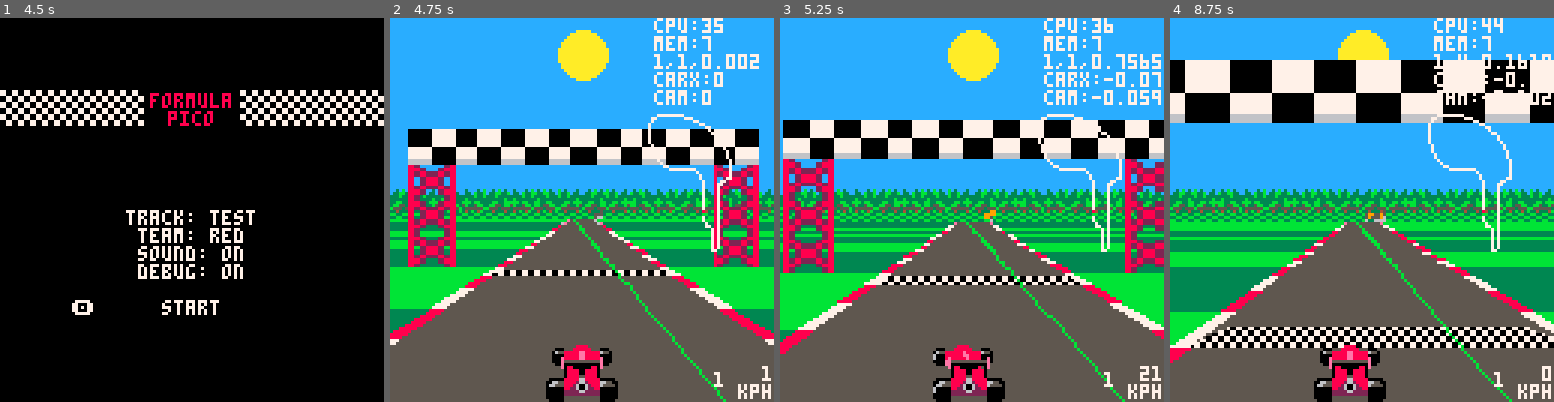
Above: before the commit, frames 1-4 (left to right).
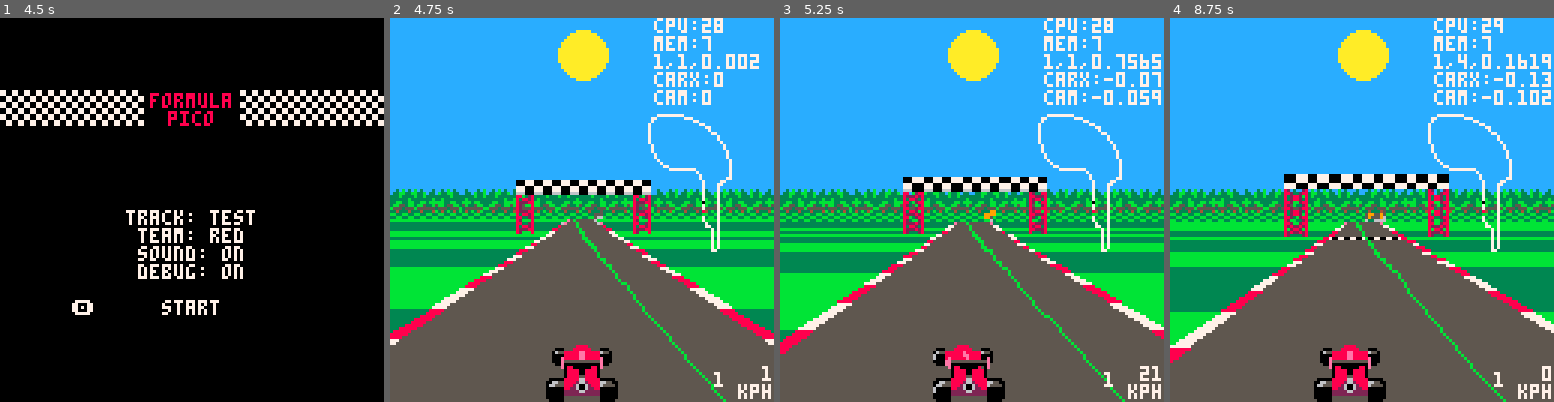
Above: after the commit, the same moments.

Repository: Joeltronics/formula_pico
Game: PICO-8 cartridge formula_pico.p8
The game is run twice, just before and just after one commit, with the same random seed, the same clock (stepped at 60 frames per second) and the same inputs.
Inputs:
- Up to frame 1 (4.5 s): tap X (X key) at 0.33, 1.07, 1.85, 2.97, 4.08 s; tap O (Z key) at 0.7, 1.7, 2.1, 2.5, 2.9, 3.3, 3.7, 4.1 s; hold Right 1.6-2.1 s; hold Up 2.15-2.42 s; hold Right 2.47-3.03 s; hold Left 3.08-3.58 s; hold Down 3.63-3.97 s; hold Right from 4.02 s (still down)
- Up to frame 2 (4.75 s): tap O (Z key) at 4.5 s; release Right at 4.68 s; hold Up from 4.73 s (still down)
- Up to frame 3 (5.25 s): tap O (Z key) at 4.9 s; release Up at 5.03 s; hold Left from 5.08 s (still down); tap X (X key) at 5.2 s
- Up to frame 4 (8.75 s): tap O (Z key) every 0.4 s from 5.3 to 8.5 s; release Left at 5.68 s; hold Down 5.73-6.03 s; hold Right 6.08-6.58 s; tap X (X key) at 6.32, 7.43, 8.55 s; hold Right 6.63-7.13 s; hold Up 7.18-7.45 s; hold Right 7.5-8.07 s; hold Left 8.12-8.62 s; hold Down from 8.67 s (still down)

Frame 1 is identical in both runs. In frame 2, 17% of the frame differs, in the area x 4-97%, y 0-98%; in frame 3, 19%; in frame 4, 23%, in the area x 0-100%, y 0-100%.

Commit message:
Start/finish line improvements
* Now always the end of 1st section
* Correct minimap start/finish location

Diff:
--- a/drawing.lua
+++ b/drawing.lua
@@ -78,7 +78,7 @@
 
 	if (not detail) fillp(0b0101101001011010)
 
-	if sumct == road.finish_seg then
+	if sumct == road[1].length then
 		if detail then
 			fillp(0b0011001111001100)
 			-- Just fill 1st 50% of segment
@@ -292,7 +292,7 @@
 
 		if i < sprite_draw_distance then
 
-			if sumct == road.finish_seg then
+			if sumct == road[1].length then
 				add_bg_sprite(sp, sumct, seg, bg_finishline, -1, x2, y2, scale2, clp)
 				add_bg_sprite(sp, sumct, seg, bg_finishline,  1, x2, y2, scale2, clp)
 			end
--- a/game_logic.lua
+++ b/game_logic.lua
@@ -25,7 +25,7 @@
 
 
 function init_sections()
-
+	local sumct = 0
 	for section in all(road) do
 		section.length *= length_scale
 		section.pitch = section.pitch or 0
--- a/globals.lua
+++ b/globals.lua
@@ -57,7 +57,6 @@
 -- Globals that are effectively const after init
 --
 
-sumct = 0
 minimap = {}
 minimap_step = 1
 
--- a/map_data.lua
+++ b/map_data.lua
@@ -63,8 +63,8 @@
 	minimap_scale = 0.25,
 	minimap_x = 12,
 	minimap_y = 16,
-	finish_seg = 5,
-	{length=28}, -- heading 0.25
+	{length=8}, -- start/finish; heading 0.25
+	{length=20},
 	{length=8, angle=0.375}, -- 1: la source; heading 0.625
 	{length=16, pitch=-0.5},
 	{length=16, angle=0.075}, -- 2; heading 0.7
@@ -113,8 +113,8 @@
 	minimap_scale = 0.25,
 	minimap_x = 24,
 	minimap_y = 0,
-	finish_seg = 5,
-	{length=40},
+	{length=8}, -- start/finish
+	{length=32},
 	{length=6, angle=0.25}, -- 1: chicane
 	{length=8, angle=-0.375}, -- 2
 	{length=8, angle=0.125},
@@ -144,11 +144,8 @@
 	minimap_scale = 0.5,
 	minimap_x = 24, -- distance from right side of screen
 	minimap_y = 0, -- distance from vertical center
-	finish_seg = 5,
-	{length=20,
-	-- , bgl=bg_finishline, bgr=bg_finishline
-	-- ,  bgc=bg_finishline_c
-	},
+	{length=8}, -- start/finish
+	{length=12},
 	{length=12, angle=-0.25, bgr=bg_sign},
 	{length=12, pitch=-.75, bgl=bg_tree3},
 	{length=8, angle=0.125, bgl=bg_sign},
@@ -175,8 +172,8 @@
 	minimap_scale = 0.5,
 	minimap_x = 12,
 	minimap_y = -20,
-	finish_seg = 5,
-	{length=20},
+	{length=8}, -- start/finish
+	{length=12},
 	{length=20, gndcol=8},
 	{length=20, pitch=1, gndcol=8},
 	{length=20, pitch=1, gndcol=8},
--- a/minimap.lua
+++ b/minimap.lua
@@ -1,5 +1,7 @@
 
 function init_minimap()
+
+	minimap = {}
 
 	local minimap_scale = road.minimap_scale / length_scale
 	minimap_step = max(1, round(length_scale / road.minimap_scale))
@@ -38,12 +40,14 @@
 	end
 
 	-- Finish line
-	local x, y = minimap[(road.finish_seg - 1) \ minimap_step + 1]
+	local coord = minimap[(road[1].length - 1) \ minimap_step + 1]
+	local x, y = coord[1], coord[2]
 	line(x, y, x, y, 0)
 
 	-- Current position
-	local pos = minimap[(curr_segment_total - 1) \ minimap_step + 1]
-	line(pos[1], pos[2], pos[1], pos[2], 8)
+	coord = minimap[(curr_segment_total - 1) \ minimap_step + 1]
+	x, y = coord[1], coord[2]
+	line(x, y, x, y, car_palette[8])
 
 	camera()
 end
